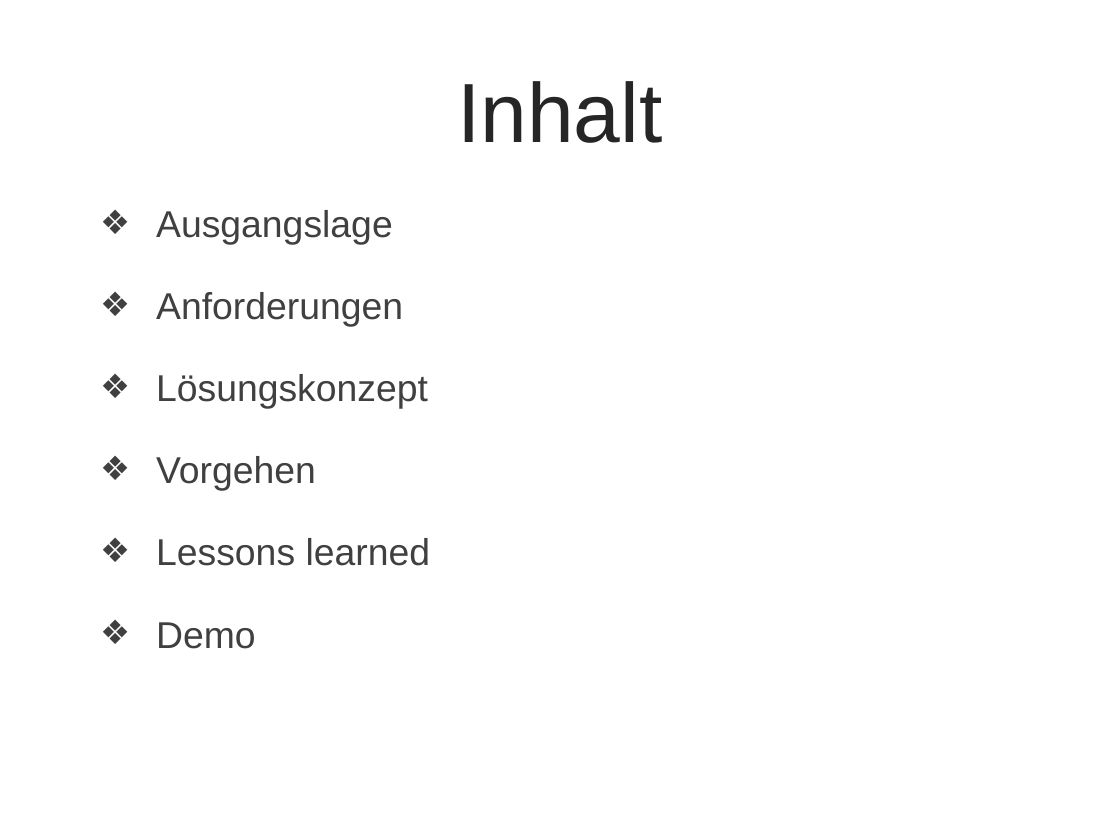
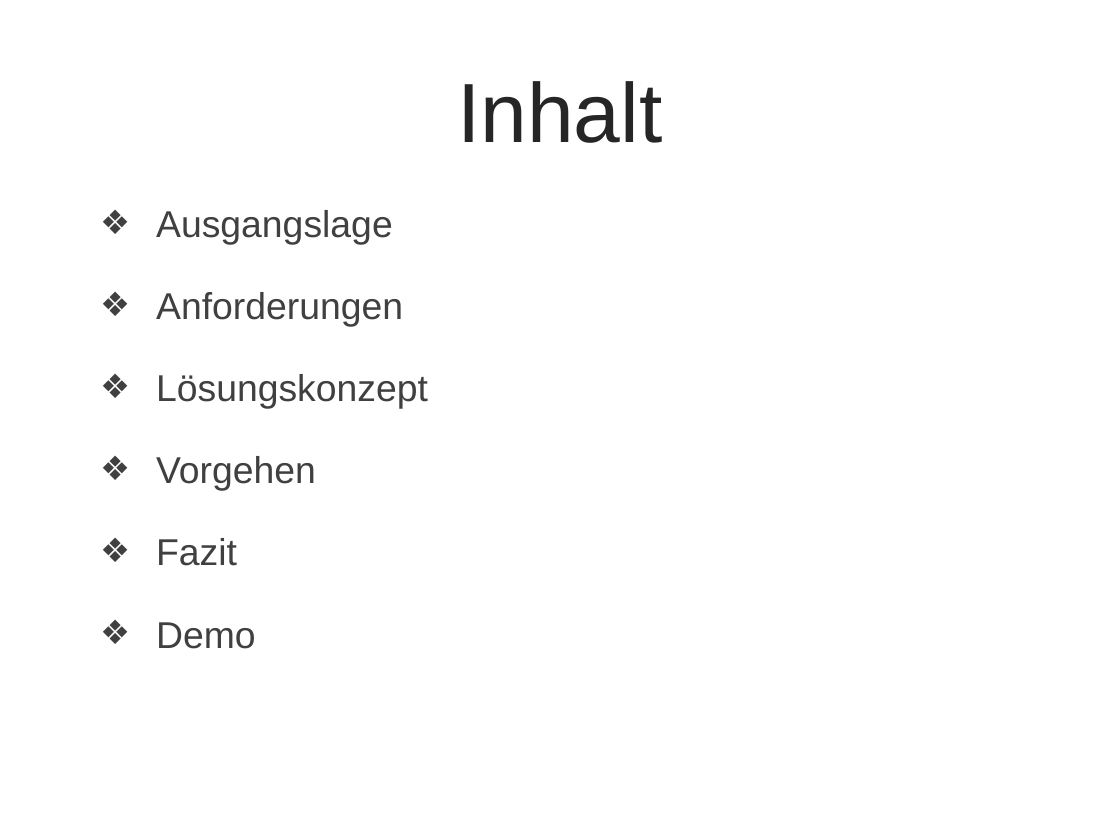
Before and after one commit to smowdy/bfh_projekt_1, a slide deck: slide 2 of doc/PP_Arcade_V1.pptx. Drawn at 1120x840 pixels with LibreOffice and Linux fonts; fonts in the diff are those of the drawing; background and template pictures are left out. Boxes give left, top, right and bottom in pixels: in the first picture for what was removed or moved away, otherwise in the second. Text is boxed around its words. In the diff, an @@ line names an element or a change of style, - is before the commit and + after.

```diff
--- a/doc/PP_Arcade_V1.pptx
+++ b/doc/PP_Arcade_V1.pptx
@@ text at (156, 538, 237, 566): text changed @@
-❖ Lessons learned
+❖ Fazit
```
Also in this commit, not shown: 4 other slides changed, 10 slides added, 3 slides removed.
